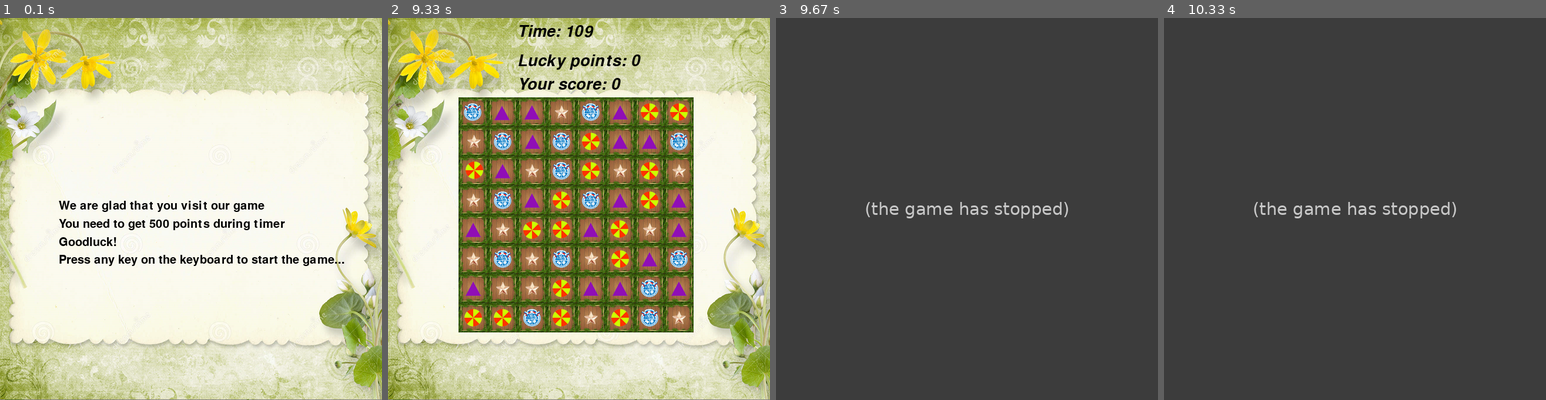
Above: before the commit, frames 1-4 (left to right).
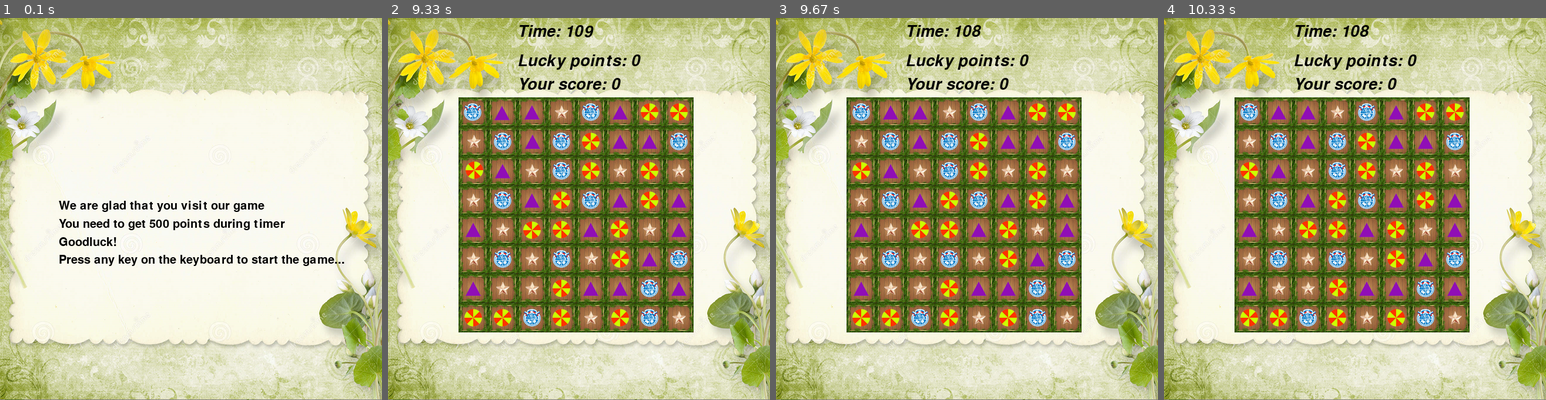
Above: after the commit, the same moments.

Repository: kbogomolov95/ProjectPyGame
Game: pygame game, started from ui.py
Two runs of this game, one before a commit and one after it. Both use one fixed random seed, a clock stepped at 60 frames per second and the inputs below.
Inputs (mouse positions are in pixels of both pictures, inside the frame that each line leads up to):
- Up to frame 1 (0.1 s): no input
- Up to frame 2 (9.33 s): tap Enter at 0.33 s; press the mouse at (720, 342) at 0.7 s; move the mouse to (670, 293) at 0.8 s; release the mouse at (624, 243) at 0.93 s; press the mouse at (720, 342) at 1.03 s; move the mouse to (617, 205) at 1.13 s; release the mouse at (517, 63) at 1.27 s; right-click (701, 79) at 1.38 s; press the mouse at (701, 79) at 1.7 s; move the mouse to (617, 117) at 1.8 s; release the mouse at (533, 155) at 1.93 s; right-click (529, 147) at 2.55 s; click (456, 90) at 2.88 s; right-click (514, 331) at 3.72 s; press the mouse at (514, 331) at 4.03 s; move the mouse to (529, 277) at 4.13 s; release the mouse at (540, 228) at 4.27 s; right-click (663, 315) at 4.88 s; click (598, 243) at 5.22 s; right-click (498, 331) at 6.05 s; click (494, 102) at 6.38 s; right-click (712, 262) at 7.22 s; press the mouse at (712, 262) at 7.53 s; move the mouse to (598, 201) at 7.63 s; release the mouse at (487, 144) at 7.77 s; right-click (559, 224) at 8.38 s; press the mouse at (559, 224) at 8.7 s; move the mouse to (521, 193) at 8.8 s; release the mouse at (483, 159) at 8.93 s; click (456, 128) at 9.05 s
- Up to frame 3 (9.67 s): click (932, 308) at 9.38 s
- Up to frame 4 (10.33 s): click (1324, 296) at 9.72 s

Frames 1-2 are identical in both runs. In frame 3, 100% of the frame differs, in the area x 0-100%, y 0-100%; in frame 4, 100%.
Error before the commit: TypeError: 'NoneType' object is not subscriptable (ui.py line 130); the game stopped at 9.57 s (later frames are placeholders)

Commit message:
Not a chlen! Swipe animation and score and music and tryaska kak ot lomki kogda dolgo ne pil russian vodka when object crushes and global peremennie and starting screen and closing screen and cycled music

Diff:
--- a/ui.py
+++ b/ui.py
@@ -184,7 +184,7 @@
 # мутим музычку
 pygame.mixer.music.load('derevnya-durakov-tp-kalambur.mp3')
 pygame.mixer.music.play(111111)
-pygame.mixer.music.rewind()
+#pygame.mixer.music.rewind()
 
 # здесь можно настроить размеры окна
 size_of_screen = width, height = 650, 650
@@ -223,6 +223,7 @@
                 terminate()
             elif event.type == pygame.KEYDOWN:
                 return  # начинаем игру
+
         pygame.display.flip()
         clock.tick(FPS)
 
@@ -263,6 +264,9 @@
                 terminate()
 
             if event.type != pygame.MOUSEBUTTONUP:
+                continue
+
+            if moving_timer:
                 continue
 
             # нажатие на левую кнопку - отмена выбора
